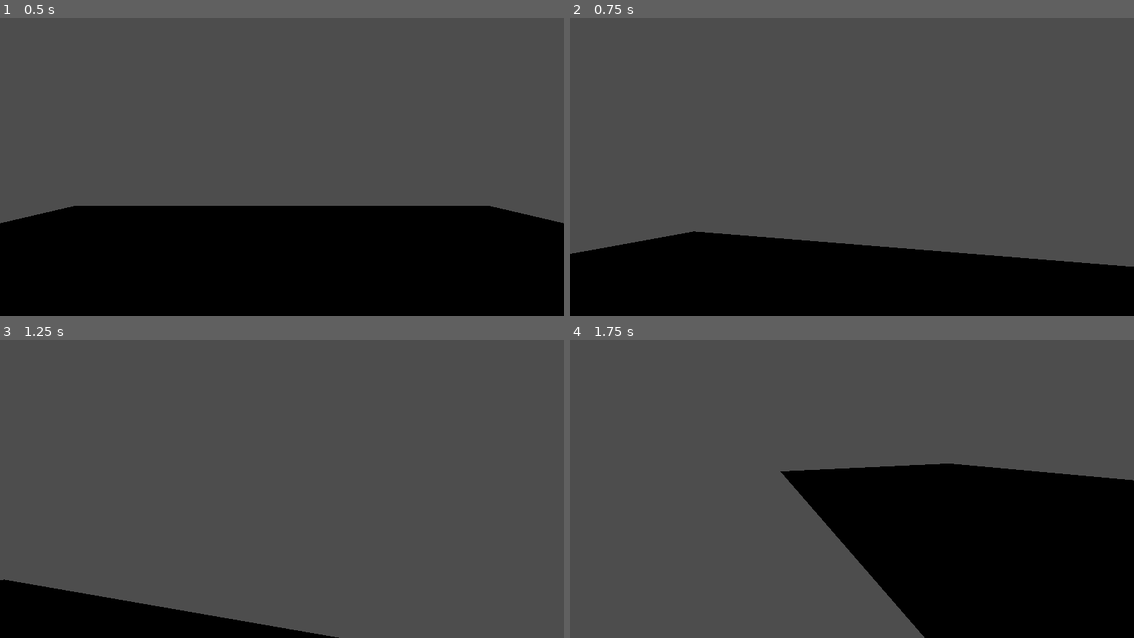
Above: before the commit, frames 1-4 (two rows, left to right).
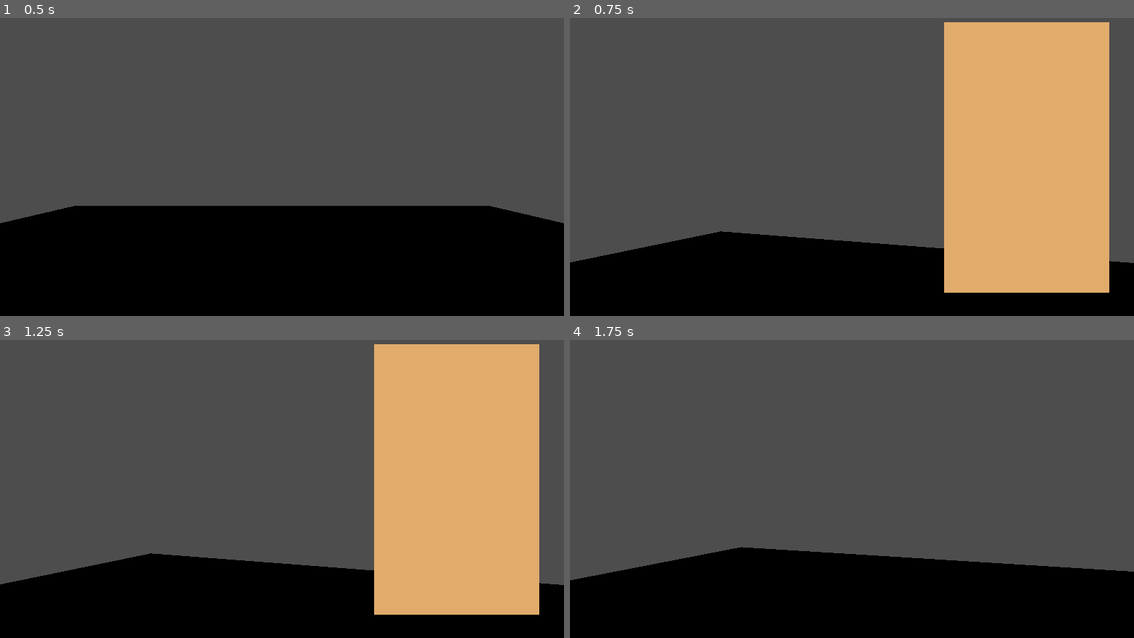
Above: after the commit, the same moments.

Repository: Zofia-Szybalska/Bitehack2024
Game: Godot game, scene res://Scenes/MainScene.tscn
Same seed, same stepped clock (60 frames per second), same inputs: the game is played once before the commit and once after it.
Inputs (mouse positions are in pixels of both pictures, inside the frame that each line leads up to):
- Up to frame 1 (0.5 s): no input
- Up to frame 2 (0.75 s): tap Enter at 0.5 s; move the mouse to (976, 140) at 0.52 s; hold D (move_right) from 0.53 s (still down); tap Tab (show_Notes, bound only after the commit) at 0.6 s
- Up to frame 3 (1.25 s): keep holding D (move_right); tap Space (jump) at 0.77, 0.8, 1.07 s
- Up to frame 4 (1.75 s): move the mouse to (739, 494) at 1.27 s; release D (move_right) at 1.28 s; hold S (move_backwards) from 1.28 s (still down); tap Space (jump) at 1.35, 1.52 s; tap Tab (show_Notes, bound only after the commit) at 1.55 s

Frame 1 is identical in both runs. In frame 2, 28% of the frame differs, in the area x 0-100%, y 1-93%; in frame 3, 40%, in the area x 0-100%, y 1-100%; in frame 4, 33%.

Commit message:
Added posibility to show notes

Diff:
--- a/Game/Scenes/MainScene.tscn
+++ b/Game/Scenes/MainScene.tscn
@@ -1,6 +1,8 @@
-[gd_scene load_steps=4 format=3 uid="uid://b8jr16qyhyyk8"]
+[gd_scene load_steps=6 format=3 uid="uid://b8jr16qyhyyk8"]
 
+[ext_resource type="Script" path="res://Script/Level.gd" id="1_ulb51"]
 [ext_resource type="PackedScene" uid="uid://06bmrdxwdv0g" path="res://Scenes/player.tscn" id="1_vj33c"]
+[ext_resource type="PackedScene" uid="uid://csug7d77nfwn5" path="res://Scenes/notes.tscn" id="3_3u7ni"]
 
 [sub_resource type="BoxShape3D" id="BoxShape3D_iuucq"]
 size = Vector3(14.867, 0.0690323, 14.8694)
@@ -9,6 +11,7 @@
 size = Vector2(15, 15)
 
 [node name="Node3D" type="Node3D"]
+script = ExtResource("1_ulb51")
 
 [node name="Player" parent="." instance=ExtResource("1_vj33c")]
 transform = Transform3D(1, 0, 0, 0, 1, 0, 0, 0, 1, 0, 1.17713, 0)
@@ -20,3 +23,11 @@
 
 [node name="MeshInstance3D" type="MeshInstance3D" parent="StaticBody3D"]
 mesh = SubResource("PlaneMesh_jisdy")
+
+[node name="Notes" parent="." instance=ExtResource("3_3u7ni")]
+visible = false
+anchors_preset = 6
+anchor_left = 1.0
+anchor_top = 0.5
+anchor_bottom = 0.5
+grow_horizontal = 0
--- /dev/null
+++ b/Game/Scenes/notes.tscn
@@ -0,0 +1,29 @@
+[gd_scene format=3 uid="uid://csug7d77nfwn5"]
+
+[node name="Notes" type="Control"]
+layout_mode = 3
+anchors_preset = 15
+anchor_right = 1.0
+anchor_bottom = 1.0
+grow_horizontal = 2
+grow_vertical = 2
+
+[node name="TextureRect" type="TextureRect" parent="."]
+layout_mode = 0
+offset_right = 40.0
+offset_bottom = 40.0
+
+[node name="ColorRect" type="ColorRect" parent="."]
+layout_mode = 1
+anchors_preset = -1
+anchor_left = 1.0
+anchor_top = 0.5
+anchor_right = 1.0
+anchor_bottom = 0.5
+offset_left = -388.0
+offset_top = -276.5
+offset_right = -50.0
+offset_bottom = 276.5
+grow_horizontal = 0
+grow_vertical = 2
+color = Color(0.882353, 0.670588, 0.423529, 1)
--- /dev/null
+++ b/Game/Script/Level.gd
@@ -0,0 +1,12 @@
+extends Node3D
+
+@onready var notes  = $Notes
+@onready var player = $Player
+
+func _process(delta):
+	if Input.is_action_just_pressed("show_Notes"):
+		notes.visible = !notes.visible
+		if notes.visible:
+			player.lock_movement()
+		else:
+			player.unlock_movement()
--- a/Game/Script/Player.gd
+++ b/Game/Script/Player.gd
@@ -7,25 +7,35 @@
 var look_sensitivity = ProjectSettings.get_setting("player/look_sensitivity")
 var gravity = ProjectSettings.get_setting("physics/3d/default_gravity")
 var velocity_y = 0
+var can_move = true
 
 @onready var camera:Camera3D = $Camera3D
 
+func lock_movement():
+	can_move = false
+
+func unlock_movement():
+	can_move = true
+
 func _physics_process(delta):
-	var horizontal_velocity = Input.get_vector("move_left", "move_right", "move_forward", "move_backwards").normalized() * speed
-	velocity = horizontal_velocity.x * global_transform.basis.x + horizontal_velocity.y * global_transform.basis.z
-	if is_on_floor():
-		velocity_y = 0
-		if Input.is_action_just_pressed("jump"):
-			velocity_y = jump_velocity
-	else:
-		velocity_y -= gravity * delta
-	velocity.y = velocity_y
-	move_and_slide()
-	if Input.is_action_just_pressed("ui_cancel"):
-		Input.mouse_mode = Input.MOUSE_MODE_CAPTURED if Input.mouse_mode == Input.MOUSE_MODE_VISIBLE else Input.MOUSE_MODE_VISIBLE
+	if can_move:
+		var horizontal_velocity = Input.get_vector("move_left", "move_right", "move_forward", "move_backwards").normalized() * speed
+		velocity = horizontal_velocity.x * global_transform.basis.x + horizontal_velocity.y * global_transform.basis.z
+		if is_on_floor():
+			velocity_y = 0
+			if Input.is_action_just_pressed("jump"):
+				velocity_y = jump_velocity
+		else:
+			velocity_y -= gravity * delta
+		velocity.y = velocity_y
+		move_and_slide()
+		if Input.is_action_just_pressed("ui_cancel"):
+			Input.mouse_mode = Input.MOUSE_MODE_CAPTURED if Input.mouse_mode == Input.MOUSE_MODE_VISIBLE else Input.MOUSE_MODE_VISIBLE
+
 
 func _input(event):
-	if event is InputEventMouseMotion:
+	if can_move:
+		if event is InputEventMouseMotion:
 			rotate_y(-event.relative.x * look_sensitivity)
 			camera.rotate_x(-event.relative.y * look_sensitivity)
 			camera.rotation.x = clamp(camera.rotation.x, -PI/2, PI/2)
--- a/Game/project.godot
+++ b/Game/project.godot
@@ -46,6 +46,11 @@
 "events": [Object(InputEventKey,"resource_local_to_scene":false,"resource_name":"","device":-1,"window_id":0,"alt_pressed":false,"shift_pressed":false,"ctrl_pressed":false,"meta_pressed":false,"pressed":false,"keycode":0,"physical_keycode":32,"key_label":0,"unicode":32,"echo":false,"script":null)
 ]
 }
+show_Notes={
+"deadzone": 0.5,
+"events": [Object(InputEventKey,"resource_local_to_scene":false,"resource_name":"","device":-1,"window_id":0,"alt_pressed":false,"shift_pressed":false,"ctrl_pressed":false,"meta_pressed":false,"pressed":false,"keycode":0,"physical_keycode":4194306,"key_label":0,"unicode":0,"echo":false,"script":null)
+]
+}
 
 [player]
 
